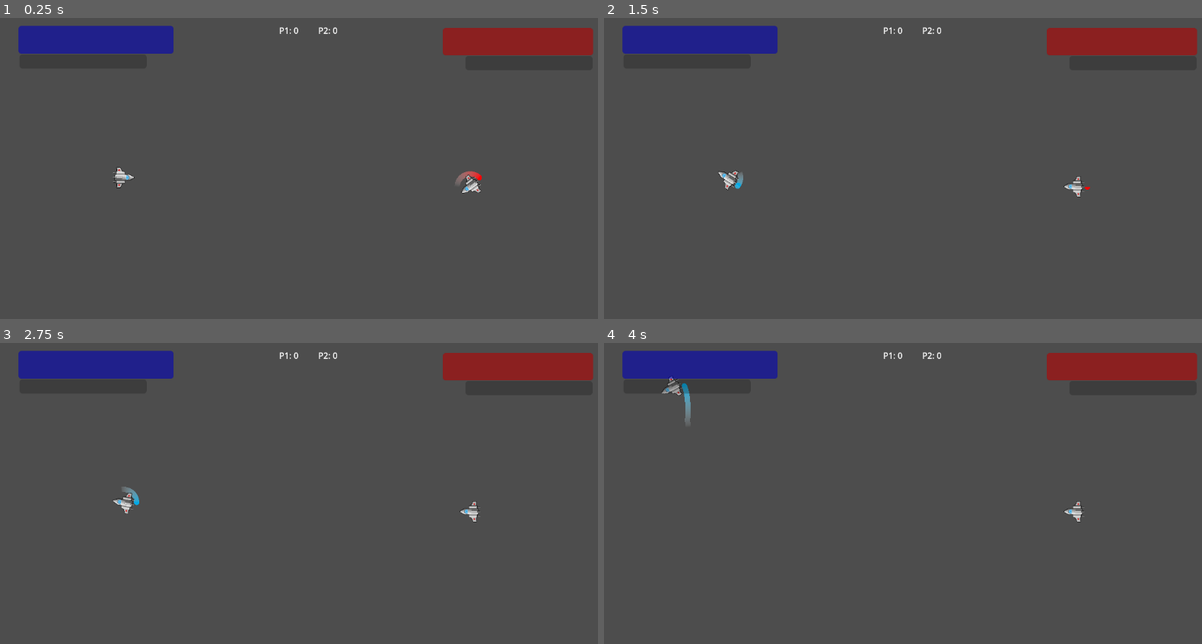
Above: before the commit, frames 1-4 (two rows, left to right).
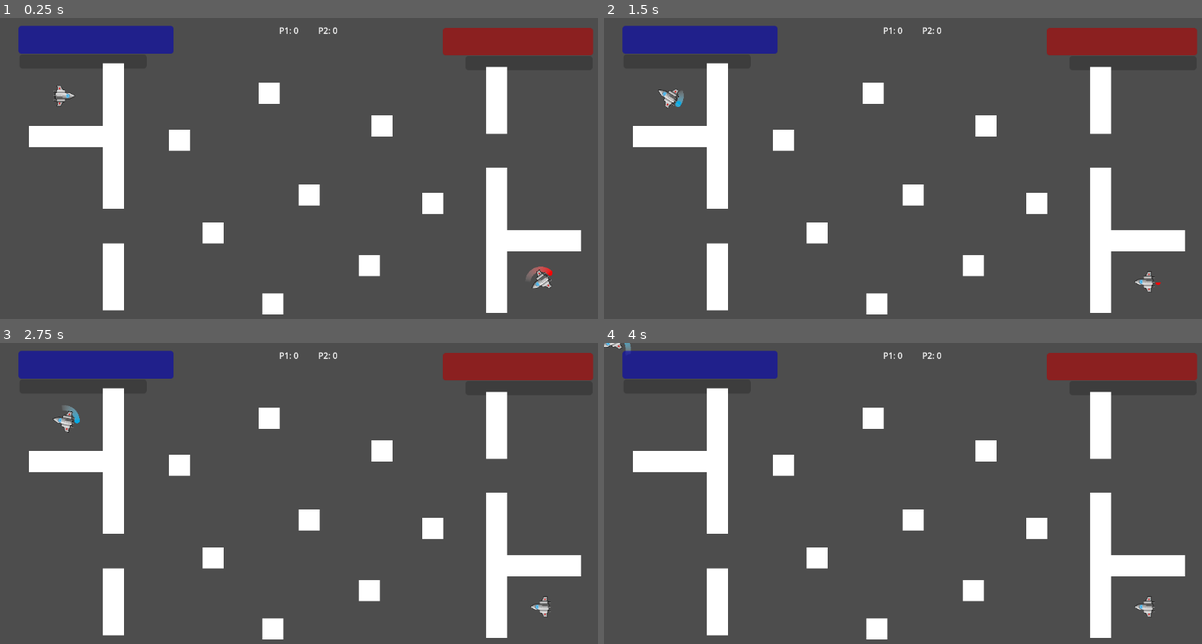
Above: after the commit, the same moments.

Repository: GreatSandwiches/Orbital-Obliteration
Game: Godot game, scene res://Scenes/level.tscn
Two runs of this game, one before a commit and one after it. Both use one fixed random seed, a clock stepped at 60 frames per second and the inputs below.
Inputs:
- Up to frame 1 (0.25 s): no input
- Up to frame 2 (1.5 s): hold Right (ui_right) 0.53-1.28 s; hold Left (ui_left) from 1.28 s (still down)
- Up to frame 3 (2.75 s): release Left (ui_left) at 2.03 s; hold Right (ui_right) from 2.03 s (still down)
- Up to frame 4 (4 s): release Right (ui_right) at 2.78 s; hold Up (ui_up) 2.78-3.53 s; hold Left (ui_left) from 3.53 s (still down)

The runs differ from the first frame. In frame 1, 9.3% of the frame differs, in the area x 4-98%, y 14-99%; in frame 2, 9.3%; in frame 3, 9.3%; in frame 4, 9.3%.

Commit message:
Implemented bullet collisions with map, added map to level

Diff:
--- a/Scenes/level.tscn
+++ b/Scenes/level.tscn
@@ -8,6 +8,7 @@
 [ext_resource type="Shader" path="res://Scenes/level.gdshader" id="6_2dmde"]
 [ext_resource type="PackedScene" uid="uid://d2sr2tferkxir" path="res://Scenes/pausemenu.tscn" id="7_jbmpc"]
 [ext_resource type="Script" path="res://Scripts/Pause.gd" id="7_jsaq6"]
+[ext_resource type="PackedScene" uid="uid://cxqpyn8t4eyys" path="res://Scenes/map1.tscn" id="9_57lkv"]
 
 [sub_resource type="ShaderMaterial" id="ShaderMaterial_dhv0k"]
 shader = ExtResource("6_2dmde")
@@ -58,10 +59,10 @@
 position = Vector2(922, 321)
 
 [node name="Player" parent="." instance=ExtResource("1_qkieh")]
-position = Vector2(232, 304)
+position = Vector2(119, 149)
 
 [node name="CharacterBody2D" parent="." instance=ExtResource("2_dt80m")]
-position = Vector2(889, 322)
+position = Vector2(1023, 503)
 
 [node name="CanvasLayer" type="CanvasLayer" parent="."]
 
@@ -112,3 +113,5 @@
 
 [node name="PauseMenu" parent="Pause" instance=ExtResource("7_jbmpc")]
 visible = false
+
+[node name="map1" parent="." instance=ExtResource("9_57lkv")]
--- a/Scenes/map1.tscn
+++ b/Scenes/map1.tscn
@@ -1,6 +1,4 @@
-[gd_scene load_steps=6 format=3 uid="uid://cxqpyn8t4eyys"]
-
-[ext_resource type="PackedScene" uid="uid://0xfg10bi6vgc" path="res://Scenes/player1.tscn" id="1_v0el5"]
+[gd_scene load_steps=5 format=3 uid="uid://cxqpyn8t4eyys"]
 
 [sub_resource type="RectangleShape2D" id="RectangleShape2D_tsddk"]
 size = Vector2(40, 277)
@@ -14,7 +12,7 @@
 [sub_resource type="RectangleShape2D" id="RectangleShape2D_fuaa2"]
 size = Vector2(140, 39)
 
-[node name="Area2D" type="Area2D"]
+[node name="map1" type="StaticBody2D"]
 
 [node name="CollisionShape2D" type="CollisionShape2D" parent="."]
 position = Vector2(213, 225)
@@ -137,7 +135,7 @@
 offset_bottom = 226.0
 
 [node name="CollisionShape2D13" type="CollisionShape2D" parent="."]
-position = Vector2(1029, 423.5)
+position = Vector2(1029, 421.5)
 shape = SubResource("RectangleShape2D_fuaa2")
 
 [node name="ColorRect13" type="ColorRect" parent="."]
@@ -156,5 +154,60 @@
 offset_right = 193.0
 offset_bottom = 246.0
 
-[node name="Player" parent="." instance=ExtResource("1_v0el5")]
-position = Vector2(101, 508)
+[node name="Area2D" type="Area2D" parent="." groups=["wall"]]
+
+[node name="CollisionShape2D" type="CollisionShape2D" parent="Area2D"]
+position = Vector2(213, 225)
+shape = SubResource("RectangleShape2D_tsddk")
+
+[node name="CollisionShape2D2" type="CollisionShape2D" parent="Area2D"]
+position = Vector2(213, 492.5)
+shape = SubResource("RectangleShape2D_uaj8h")
+
+[node name="CollisionShape2D3" type="CollisionShape2D" parent="Area2D"]
+position = Vector2(939, 423)
+shape = SubResource("RectangleShape2D_tsddk")
+
+[node name="CollisionShape2D4" type="CollisionShape2D" parent="Area2D"]
+position = Vector2(939, 157.5)
+shape = SubResource("RectangleShape2D_uaj8h")
+
+[node name="CollisionShape2D5" type="CollisionShape2D" parent="Area2D"]
+position = Vector2(698, 471)
+shape = SubResource("RectangleShape2D_mxsff")
+
+[node name="CollisionShape2D6" type="CollisionShape2D" parent="Area2D"]
+position = Vector2(515, 544)
+shape = SubResource("RectangleShape2D_mxsff")
+
+[node name="CollisionShape2D7" type="CollisionShape2D" parent="Area2D"]
+position = Vector2(402, 409)
+shape = SubResource("RectangleShape2D_mxsff")
+
+[node name="CollisionShape2D8" type="CollisionShape2D" parent="Area2D"]
+position = Vector2(584, 337)
+shape = SubResource("RectangleShape2D_mxsff")
+
+[node name="CollisionShape2D9" type="CollisionShape2D" parent="Area2D"]
+position = Vector2(818, 353)
+shape = SubResource("RectangleShape2D_mxsff")
+
+[node name="CollisionShape2D10" type="CollisionShape2D" parent="Area2D"]
+position = Vector2(338, 233)
+shape = SubResource("RectangleShape2D_mxsff")
+
+[node name="CollisionShape2D11" type="CollisionShape2D" parent="Area2D"]
+position = Vector2(508, 144)
+shape = SubResource("RectangleShape2D_mxsff")
+
+[node name="CollisionShape2D12" type="CollisionShape2D" parent="Area2D"]
+position = Vector2(722, 206)
+shape = SubResource("RectangleShape2D_mxsff")
+
+[node name="CollisionShape2D13" type="CollisionShape2D" parent="Area2D"]
+position = Vector2(1029, 423.5)
+shape = SubResource("RectangleShape2D_fuaa2")
+
+[node name="CollisionShape2D14" type="CollisionShape2D" parent="Area2D"]
+position = Vector2(123, 225.5)
+shape = SubResource("RectangleShape2D_fuaa2")
--- a/Scripts/bullet.gd
+++ b/Scripts/bullet.gd
@@ -28,3 +28,5 @@
 		area.take_damage(10)
 		queue_free()
 		print("jfr")
+	if area.is_in_group("wall"):
+		queue_free()
Not shown: 1 places in Scenes/level.tscn that only renumber resources
